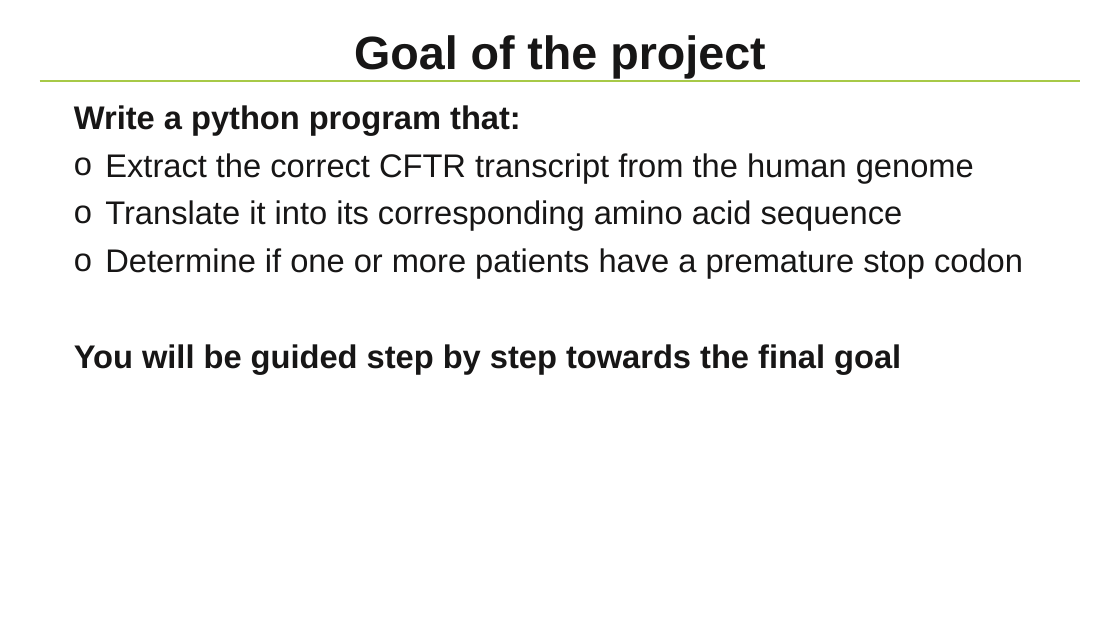
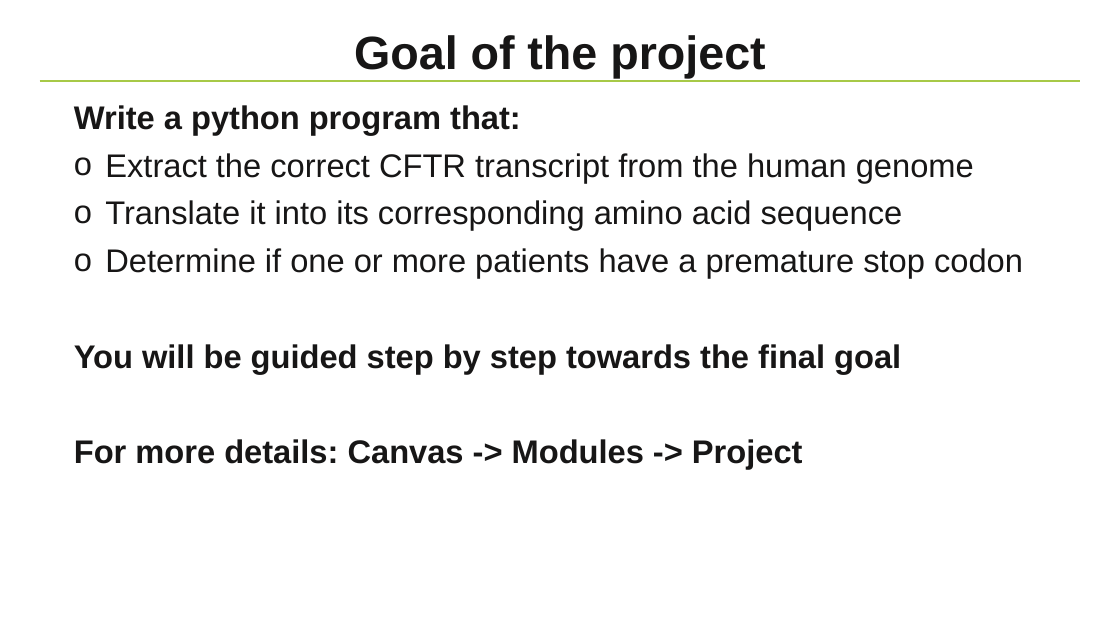
Before and after one commit to NBISweden/workshop-python, a slide deck: slide 6 of lectures/Project.pptx. Drawn at 1120x630 pixels with LibreOffice and Linux fonts; fonts in the diff are those of the drawing; background and template pictures are left out. Boxes give left, top, right and bottom in pixels: in the first picture for what was removed or moved away, otherwise in the second. Text is boxed around its words. In the diff, an @@ line names an element or a change of style, - is before the commit and + after.

Commit message:
update project slides

```diff
--- a/lectures/Project.pptx
+++ b/lectures/Project.pptx
@@ text at [74, 439, 803, 469]: paragraph added @@
+For more details: Canvas -> Modules -> Project
```
Also in this commit, not shown: 2 other slides changed, 1 other file.
